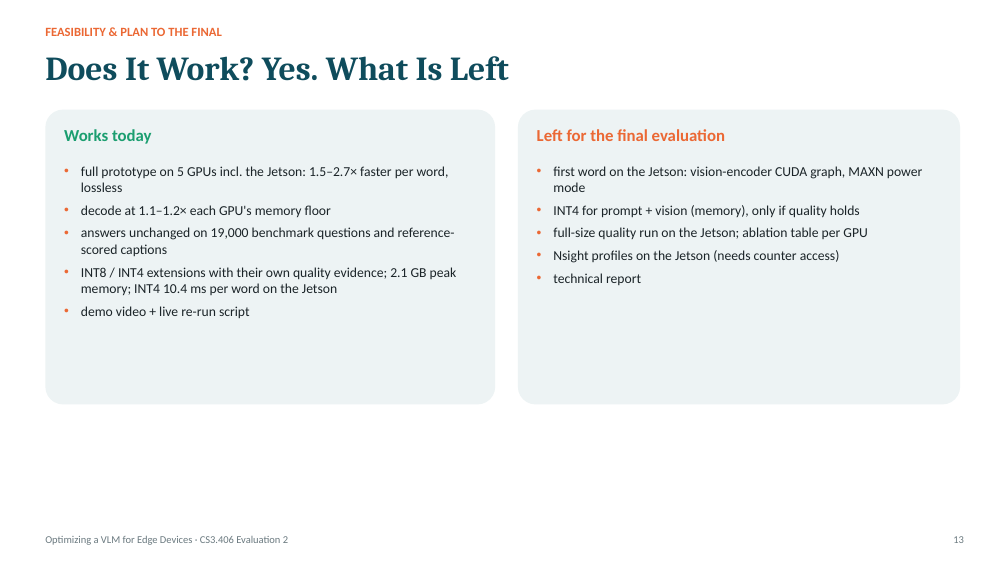
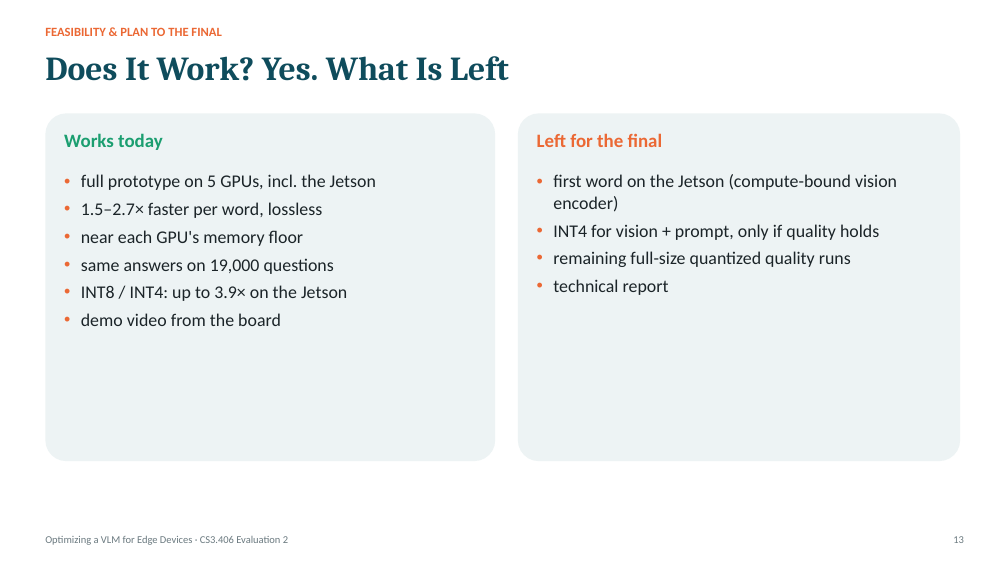
Before and after one commit to jainilbavishi24/LFM2.5-VL-Optimization, a slide deck: slide 13 of presentations/eval2/PAA_Eval2_Working_Prototype.pptx. Drawn at 1008x567 pixels with LibreOffice and Linux fonts; fonts in the diff are those of the drawing. Boxes give left, top, right and bottom in pixels: in the first picture for what was removed or moved away, otherwise in the second. Text is boxed around its words. In the diff, an @@ line names an element or a change of style, - is before the commit and + after.

Commit message:
deck: rework for readability, jetson results, one quant table

```diff
--- a/presentations/eval2/PAA_Eval2_Working_Prototype.pptx
+++ b/presentations/eval2/PAA_Eval2_Working_Prototype.pptx
@@ rounded rectangle: place and size @@
-rounded rectangle at [45,110,495,405]
+rounded rectangle at [45,113,495,461]
@@ rounded rectangle: place and size @@
-rounded rectangle at [518,110,960,405]
+rounded rectangle at [518,113,960,461]
@@ text "Works today" at [64,133,163,150]: size 16 to 18 pt @@
@@ text at [537,133,663,147]: text changed; size 16 to 18 pt @@
-Left for the final evaluation
+Left for the final
@@ text at [81,174,376,326]: text changed; size 13 to 17 pt @@
-• full prototype on 5 GPUs incl. the Jetson: 1.5–2.7× faster per word, lossless
-• decode at 1.1–1.2× each GPU's memory floor
-• answers unchanged on 19,000 benchmark questions and reference-scored captions
-• INT8 / INT4 extensions with their own quality evidence; 2.1 GB peak memory; INT4 10.4 ms per word on the Jetson
-• demo video + live re-run script
+• full prototype on 5 GPUs, incl. the Jetson
+• 1.5–2.7× faster per word, lossless
+• near each GPU's memory floor
+• same answers on 19,000 questions
+• INT8 / INT4: up to 3.9× on the Jetson
+• demo video from the board
@@ text "first word on the Jetson ...": place and size @@
-text "first word on the Jetson ..." at [553,166,922,263]
+text "first word on the Jetson ..." at [553,174,897,295]
@@ text at [553,174,897,267]: text changed; size 13 to 17 pt @@
-• first word on the Jetson: vision-encoder CUDA graph, MAXN power mode
-• INT4 for prompt + vision (memory), only if quality holds
-• full-size quality run on the Jetson; ablation table per GPU
-• Nsight profiles on the Jetson (needs counter access)
+• first word on the Jetson (compute-bound vision encoder)
+• INT4 for vision + prompt, only if quality holds
+• remaining full-size quantized quality runs
@@ text at [553,279,669,295]: size 13 to 17 pt in "technical report" @@
```
Also in this commit, not shown: 12 other slides changed, 3 slides added, 2 slides removed, 2 other files.
